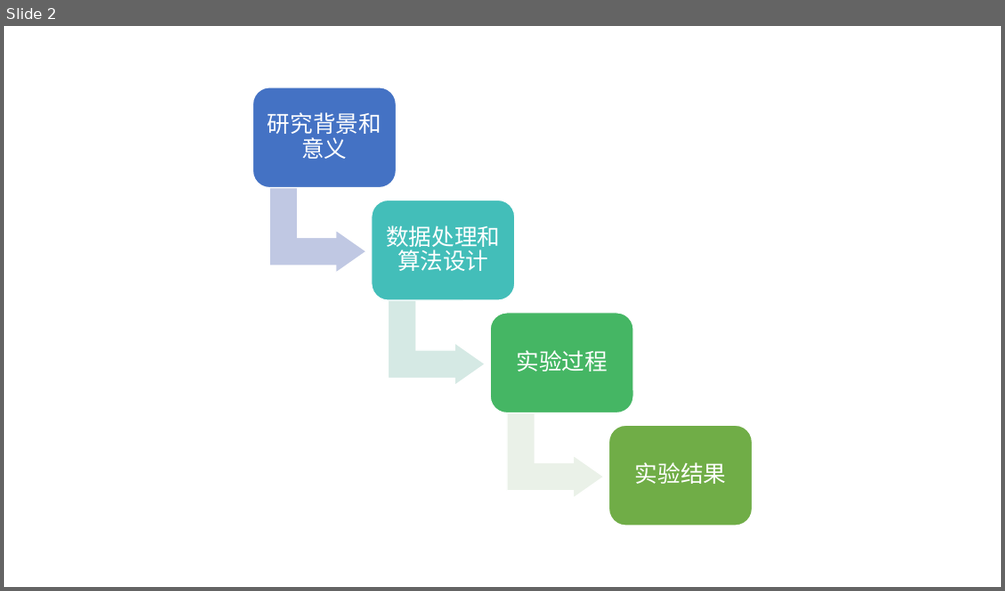
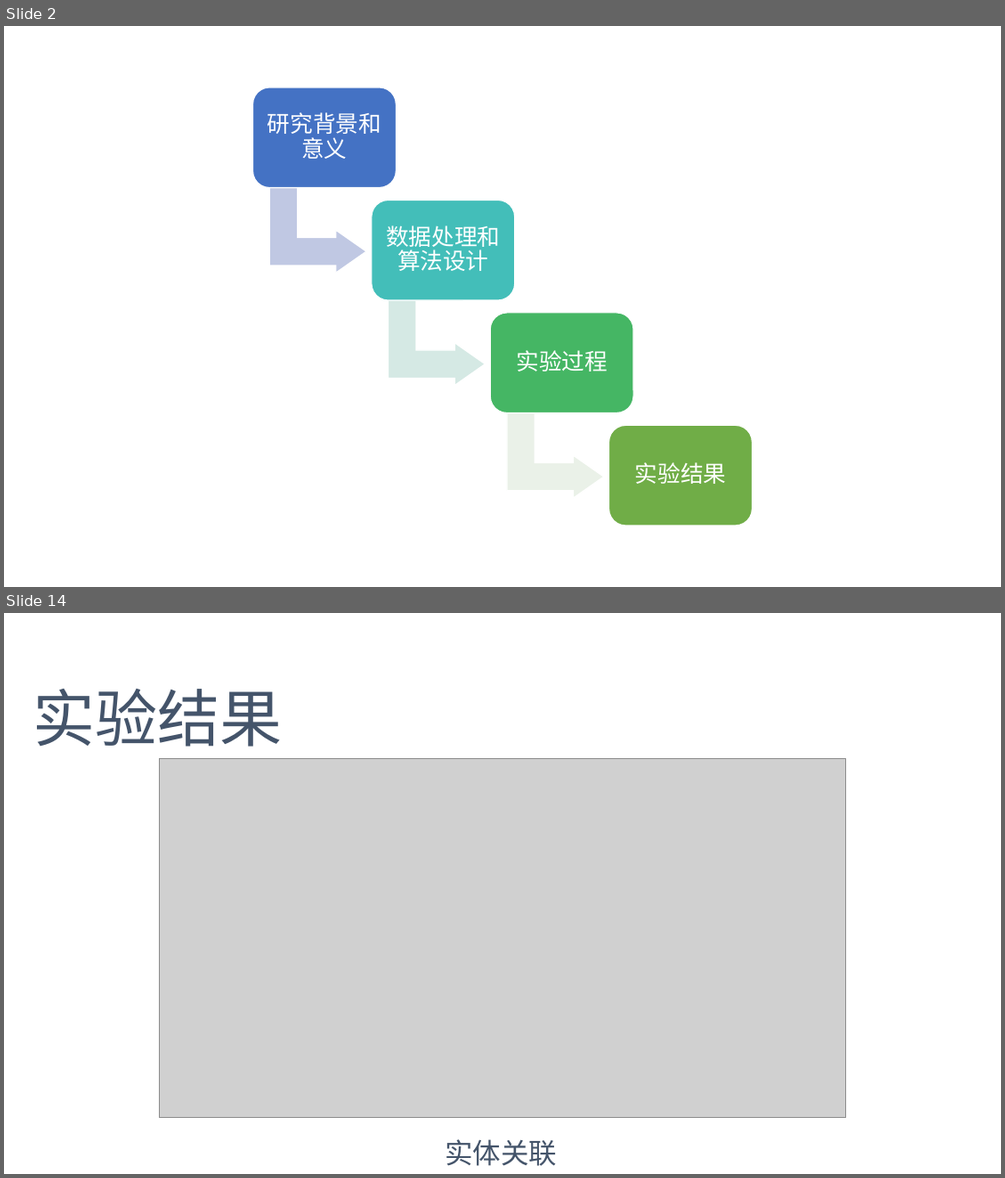
Before and after one commit to DoubleMagicXu/KG, a slide deck: 基于用户投诉文本的知识图谱构建.pptx. Shown one above the other, each under a label of ours: slide 2 before the commit, slides 2 and 14 after it; the slides between them are not shown. The pictures are 1005x591 and 1005x1178 pixels, drawn with LibreOffice and Linux fonts; fonts in the diff are those of the drawing; grey boxes stand for pictures. Boxes give left, top, right and bottom in pixels: in the first picture for what was removed or moved away, otherwise in the second. Text is boxed around its words. In the diff, an @@ line names an element or a change of style, - is before the commit and + after.

```diff
--- a/基于用户投诉文本的知识图谱构建.pptx
+++ b/基于用户投诉文本的知识图谱构建.pptx
@@ slide 14 added at (4, 613, 1001, 1174), background #FFFFFF @@
@@ text added at (32, 689, 282, 747), 60 pt, text #44546A @@
+实验结果
@@ picture added at (160, 759, 845, 1118) @@
@@ text added at (445, 1139, 557, 1166), 27 pt, text #44546A @@
+实体关联
```
Also in this commit, not shown: 3 slides changed, 10 other slides added, 2 slides removed, 3 other files.
